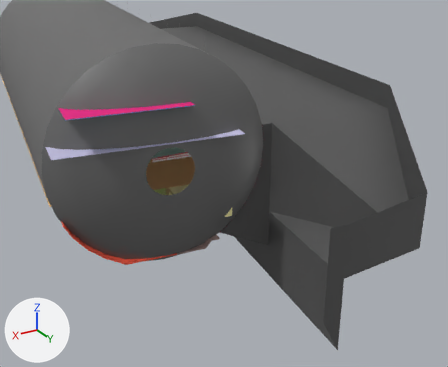
An edit to the glTF model Constructs/Rec_Hab_1/Rec_Hab_1.glb, drawn before and after from the same camera.
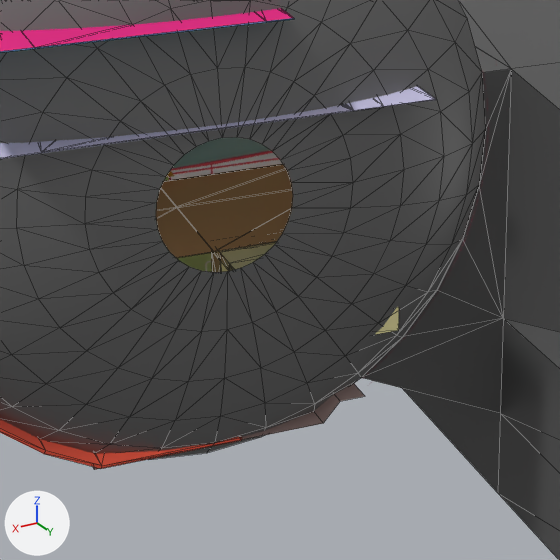
There are two pictures of each version: one from a 50 mm camera at (3.74, 12.57, 2.54) aimed at (0.56, 7.28, -0.1), one close up on the part from 20% to 65% of the width and 27% to 81% of the height. The lights are fixed; the arrows at lower left show +X, +Y and +Z. The close-ups show mesh edges as thin lines. Where no turn or scale is listed for an object, it has been applied to the vertices.

In view in the first close-up: 'BathroomN_Opt', 'BottomFloor_Opt', 'BottomPadding_Opt', 'MainFloor_Opt', 'Mezzanine_Opt', 'PoolWater', 'RecHabRetainingWalls_Opt', 'RecHab_Opt', 'SwimmingPool_Opt', 'TopFloor_Opt'.
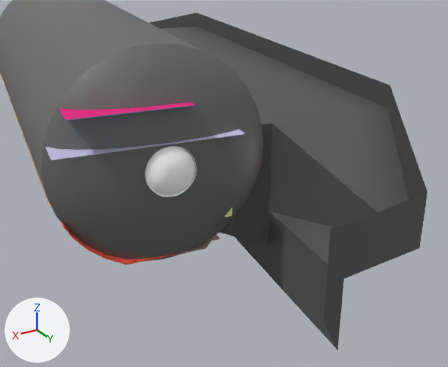
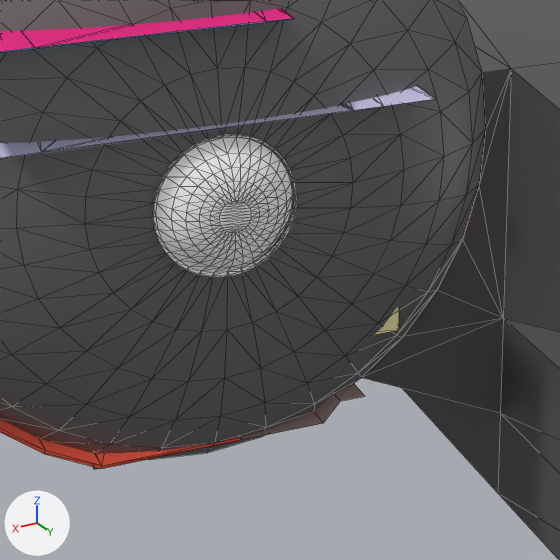
Location of each change, (x1, y1, x2, y2) in pixels of the close-ups (560 x 560 px):
'TubeHab_EndCap', added
    after: (152, 134, 298, 278)
'MainFloor_Opt', unchanged, covered by the edit
    before: (156, 164, 293, 258)
'PoolWater', unchanged, covered by the edit
    before: (171, 137, 271, 169)
'SwimmingPool_Opt', unchanged, covered by the edit
    before: (165, 151, 283, 181)
'BathroomN_Opt', unchanged, covered by the edit
    before: (211, 242, 399, 335)
    after: (375, 307, 399, 335)

Diff of the bpy script that builds the scene:
```diff
--- a/Constructs/Rec_Hab_1/Rec_Hab_1.glb.py
+++ b/Constructs/Rec_Hab_1/Rec_Hab_1.glb.py
@@ mat_lavastone1_001 @@
+mat_lavastone1_001 = principled_material('Lavastone1.001')
+mat_lavastone1_001.base_color = (1.0, 1.0, 1.0)  # white #ffffff
+mat_lavastone1_001.metallic = 1.0
+mat_lavastone1_001.roughness = 1.0
@@ me_sphere_011 @@
+me_sphere_011.from_pydata(...)  # 256 vertices, 478 faces; spans x -0.288..0.291, y -0.041..0.13, z -0.291..0.291
+me_sphere_011.materials.append(mat_lavastone1_001)  # white #ffffff
@@ ob_tubehab_endcap @@
+ob_tubehab_endcap = bpy.data.objects.new('TubeHab_EndCap', me_sphere_011)
+ob_tubehab_endcap.location = (1.015, 6.913, 0.0)
```
